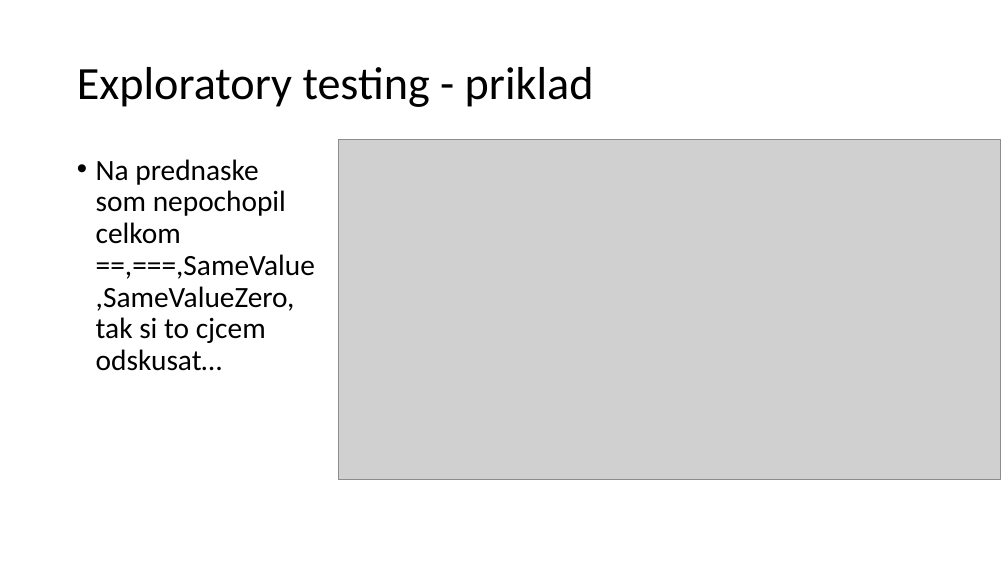
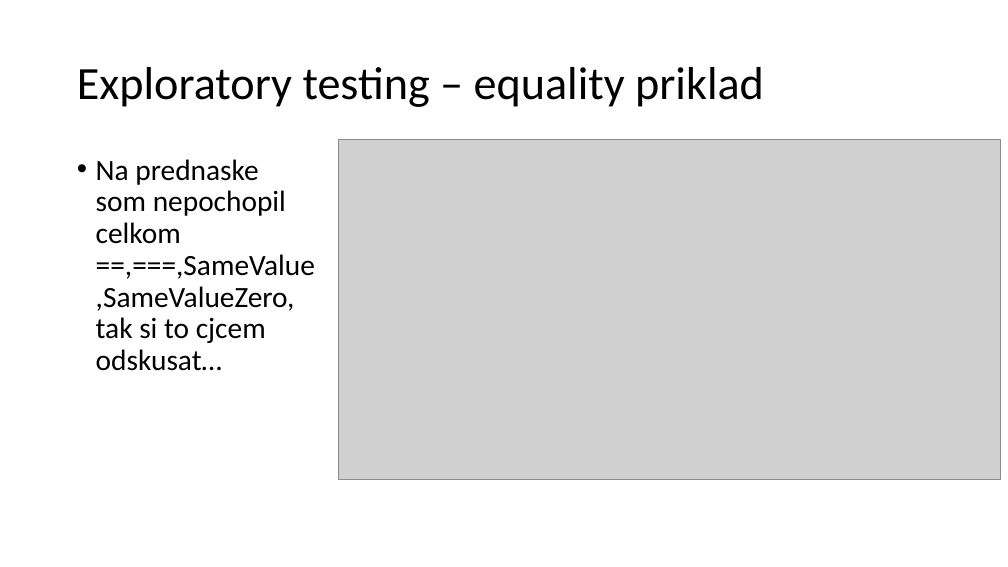
Before and after one commit to yimejky/wawjs, a slide deck: slide 9 of 02-cvicenie/02-cvicenie.pptx. Drawn at 1008x567 pixels with LibreOffice and Linux fonts; fonts in the diff are those of the drawing; grey boxes stand for pictures. Boxes give left, top, right and bottom in pixels: in the first picture for what was removed or moved away, otherwise in the second. Text is boxed around its words. In the diff, an @@ line names an element or a change of style, - is before the commit and + after.

```diff
--- a/02-cvicenie/02-cvicenie.pptx
+++ b/02-cvicenie/02-cvicenie.pptx
@@ title at (77,67,764,107): text changed @@
-Exploratory testing - priklad
+Exploratory testing – equality priklad
```
Also in this commit, not shown: 2 other slides changed, 1 slide added, 1 other file.
